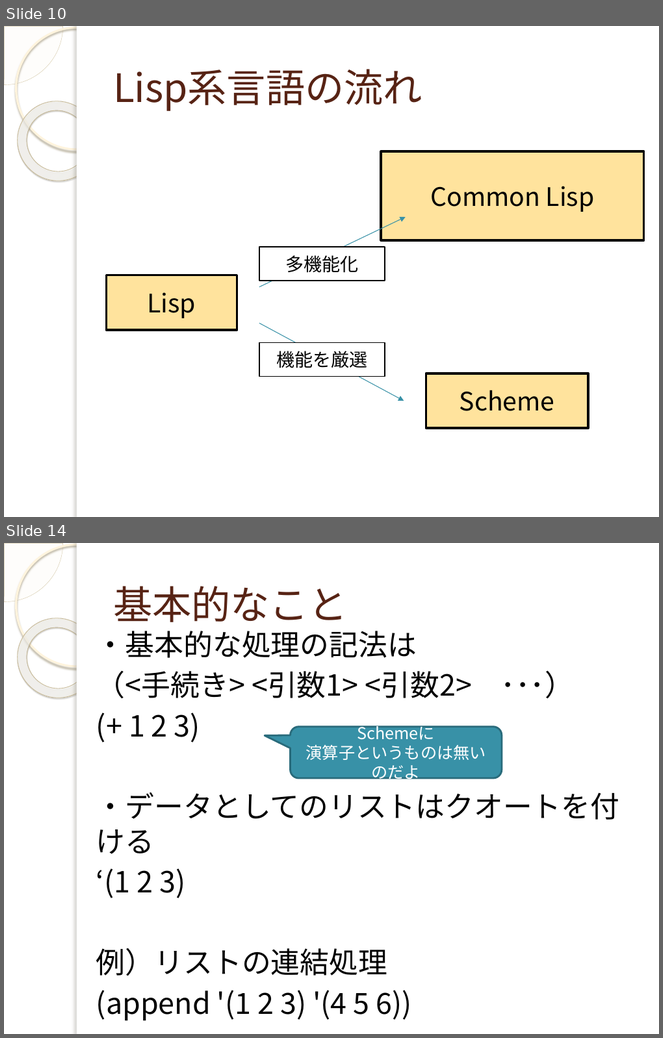
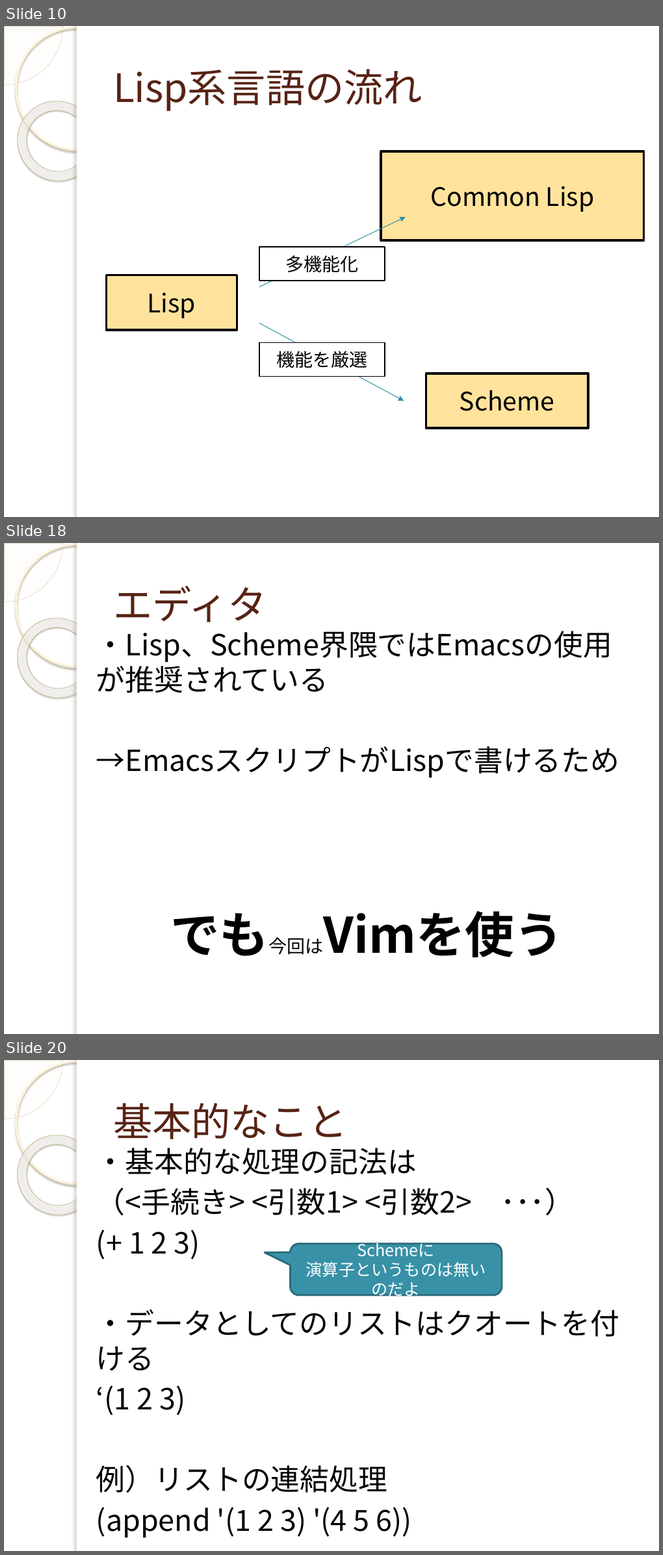
Before and after one commit to yuridonus/FEstudy, a slide deck: scheme.pptx. Shown one above the other, each under a label of ours: slides 10 and 14 before the commit, slides 10, 18 and 20 after it; the slides between them are not shown. The pictures are 663x1038 and 663x1555 pixels, drawn with LibreOffice and Linux fonts; fonts in the diff are those of the drawing; background and template pictures are left out. Boxes give left, top, right and bottom in pixels: in the first picture for what was removed or moved away, otherwise in the second. Text is boxed around its words. In the diff, an @@ line names an element or a change of style, - is before the commit and + after.

```diff
--- a/scheme.pptx
+++ b/scheme.pptx
@@ slide 18 added at <box>4,543,659,1034</box>, background picture (left out); not listed: 5 template elements that a slide beside it also shows @@
@@ title added at <box>113,586,267,622</box>, 43 pt, text #572314 @@
+エディタ
@@ text added at <box>96,631,620,958</box>, 32 pt, text #000000 @@
+・Lisp、Scheme界隈ではEmacsの使用が推奨されている
+→EmacsスクリプトがLispで書けるため
+でも今回はVimを使う
@@ what was slide 14 is now slide 20 @@
```
Also in this commit, not shown: 6 slides changed, 8 other slides added, 4 slides removed.
